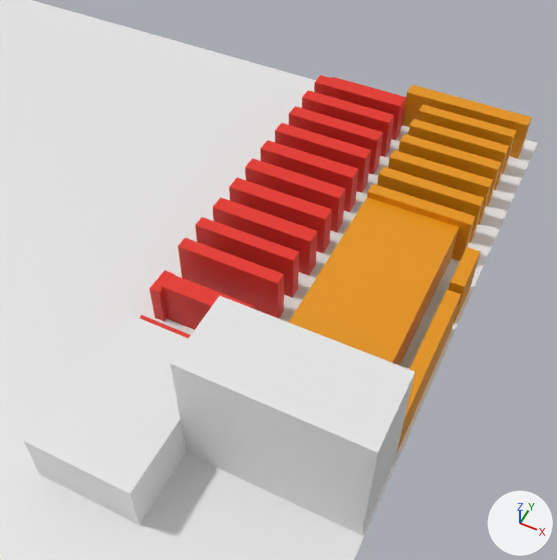
Renders of the Blender file plan.blend from each side of a commit.
Before and after are seen from a 50 mm camera at (47.1, 19.5, 26.8) aimed at (36.8, 40.2, 0.8). Every picture has the same lights, and +X, +Y and +Z are marked at lower right.

Names of what the first picture shows: 'A03', 'A05', 'A07', 'A09', 'A11', 'B06', 'B27', 'Bureau magasin', 'Cafetteria', 'Entrée clients visiteurs', 'Sans label 01.001', 'Sol'.
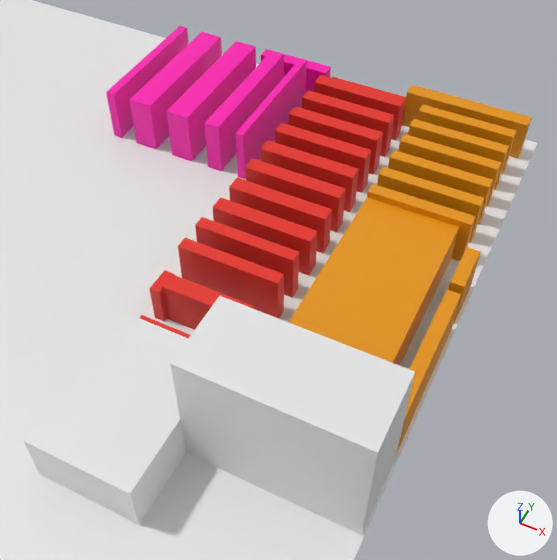
Commit message: ajout des mesures de la zone C et de la zone C sur le plan

Location of each change, (x1, y1, x2, y2) in pixels of the pictures (557 x 560 px):
'C04', added (pink): after (177, 44, 256, 161)
'C01', added (pink): after (236, 59, 307, 179)
'C06', added (pink): after (140, 34, 222, 149)
'C02', added (pink): after (211, 53, 284, 171)
'C08', added (pink): after (106, 26, 188, 138)
'C05', added (pink): after (166, 41, 245, 158)
'C07', added (pink): after (130, 32, 211, 146)
'C03', added (pink): after (204, 51, 277, 169)
'Sans label 01.002', added (pink): after (261, 49, 331, 92)

The change, as a list of edits to the scene's bpy script:
```text
Add mat_material_003:
    mat_material_003 = principled_material('Material.003')
    mat_material_003.base_color = (1.0, 0.00419, 0.449)  # pink #ff0db3
Add me_cube_056:
    me_cube_056.from_pydata(...)  # a box spanning x -1.23..1.23, y -1.53..1.53, z -0.64..0.64
    me_cube_056.materials.append(mat_material_003)  # pink #ff0db3
Add me_cube_055:
    me_cube_055.from_pydata(...)  # a box spanning x -1.67..1.67, y -1.05..1.05, z -0.86..0.86
    me_cube_055.materials.append(mat_material_003)  # pink #ff0db3
Add me_cube_027:
    me_cube_027.from_pydata(...)  # a box spanning x -2.95..2.95, y -1.8..1.8, z -0.46..0.46
    me_cube_027.materials.append(mat_material_003)  # pink #ff0db3
Add ob_sans_label_01_002:
    ob_sans_label_01_002 = bpy.data.objects.new('Sans label 01.002', me_cube_056)
    ob_sans_label_01_002.location = (30.52, 54.87, 0.98)
    ob_sans_label_01_002.scale = (1.68, 0.239, 1.54)
Add ob_c08:
    ob_c08 = bpy.data.objects.new('C08', me_cube_055)
    ob_c08.location = (23.73, 50.1, 1.45)
    ob_c08.scale = (0.143, 3.57, 1.68)
Add ob_c07:
    ob_c07 = bpy.data.objects.new('C07', me_cube_055.copy())
    ob_c07.location = (25.29, 50.1, 1.45)
    ob_c07.scale = (0.188, 3.57, 1.68)
Add ob_c06:
    ob_c06 = bpy.data.objects.new('C06', me_cube_055.copy())
    ob_c06.location = (25.91, 50.1, 1.45)
    ob_c06.scale = (0.188, 3.57, 1.68)
Add ob_c05:
    ob_c05 = bpy.data.objects.new('C05', me_cube_055.copy())
    ob_c05.location = (27.55, 50.1, 1.45)
    ob_c05.scale = (0.188, 3.57, 1.68)
Add ob_c04:
    ob_c04 = bpy.data.objects.new('C04', me_cube_055.copy())
    ob_c04.location = (28.18, 50.1, 1.45)
    ob_c04.scale = (0.188, 3.57, 1.68)
Add ob_c03:
    ob_c03 = bpy.data.objects.new('C03', me_cube_055.copy())
    ob_c03.location = (29.69, 50.1, 1.45)
    ob_c03.scale = (0.12, 3.57, 1.68)
Add ob_c02:
    ob_c02 = bpy.data.objects.new('C02', me_cube_055.copy())
    ob_c02.location = (30.09, 50.1, 1.45)
    ob_c02.scale = (0.12, 3.57, 1.68)
Add ob_c01:
    ob_c01 = bpy.data.objects.new('C01', me_cube_027)
    ob_c01.location = (31.49, 50.1, 1.45)
    ob_c01.scale = (0.0678, 2.08, 3.12)
```
